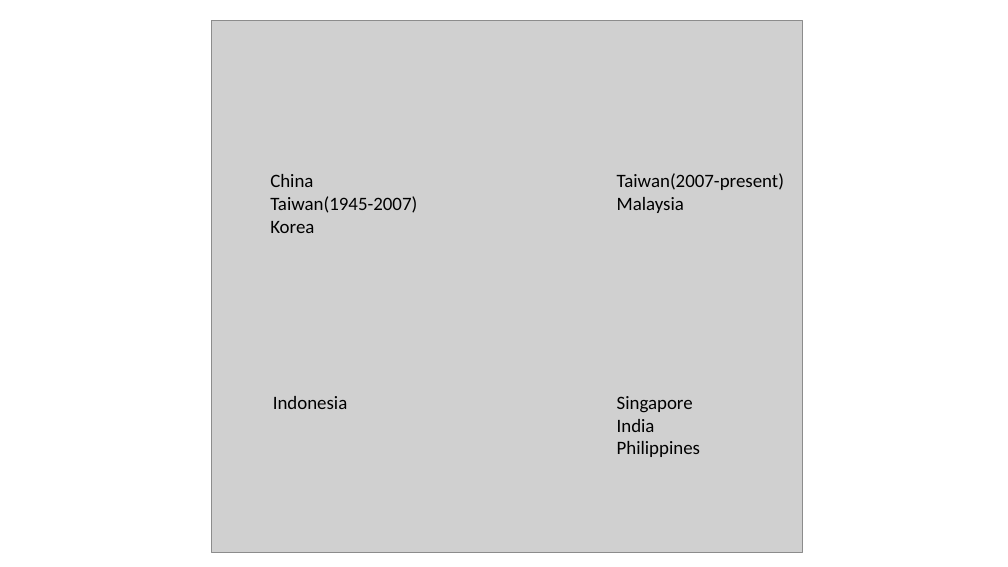
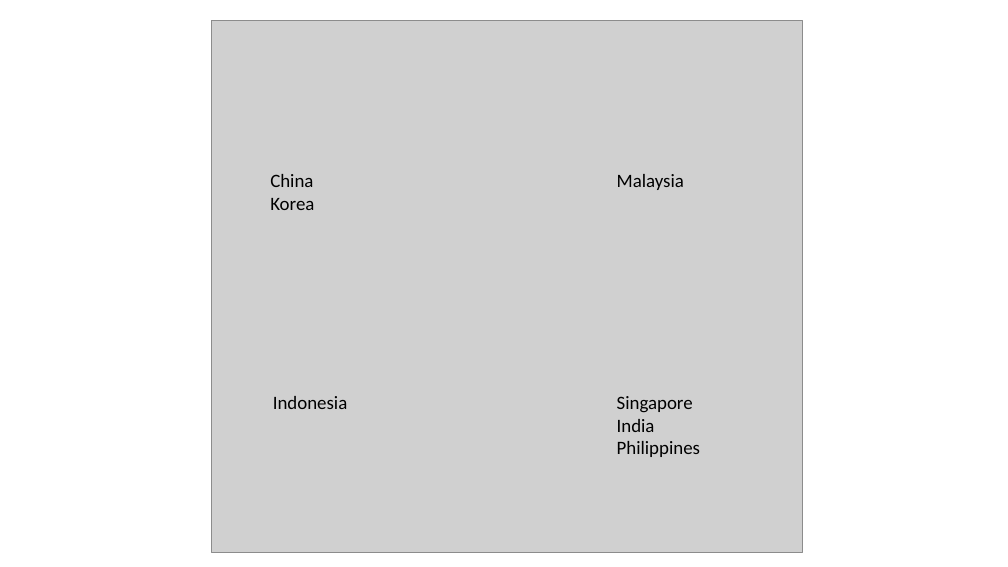
Before and after one commit to sammo3182/slides_gh, a slide deck: slide 2 of slides/teachingDemo/image/LPtypo.pptx. Drawn at 1008x567 pixels with LibreOffice and Linux fonts; fonts in the diff are those of the drawing; grey boxes stand for pictures. Boxes give left, top, right and bottom in pixels: in the first picture for what was removed or moved away, otherwise in the second. Text is boxed around its words. In the diff, an @@ line names an element or a change of style, - is before the commit and + after.

Commit message:
without Taiwan version

```diff
--- a/slides/teachingDemo/image/LPtypo.pptx
+++ b/slides/teachingDemo/image/LPtypo.pptx
@@ text at (x1=617, y1=173, x2=784, y2=190): paragraph removed @@
-Taiwan(2007-present)
@@ text at (x1=270, y1=196, x2=417, y2=213): paragraph removed @@
-Taiwan(1945-2007)
```
Also in this commit, not shown: 1 other slide changed, 4 other files.
